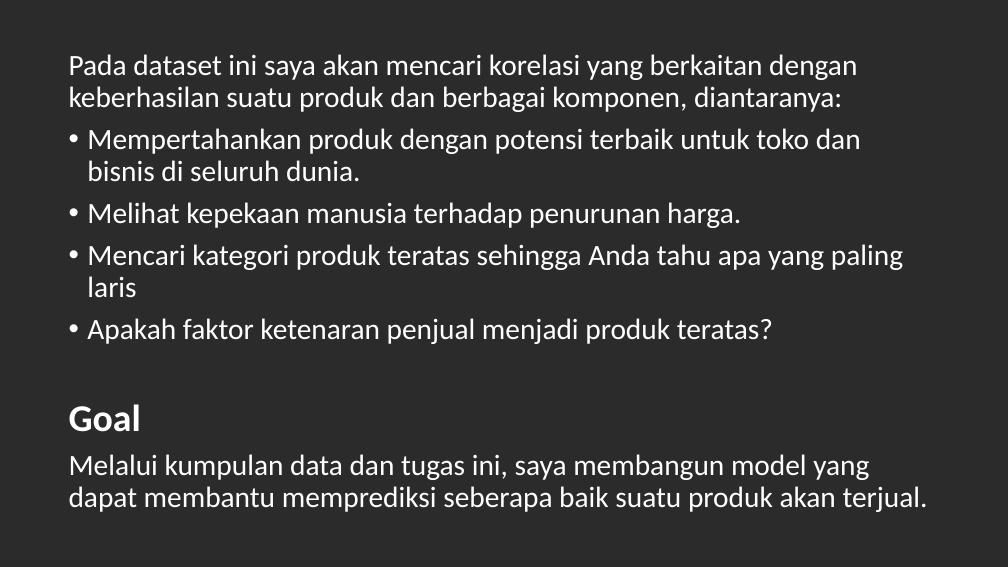
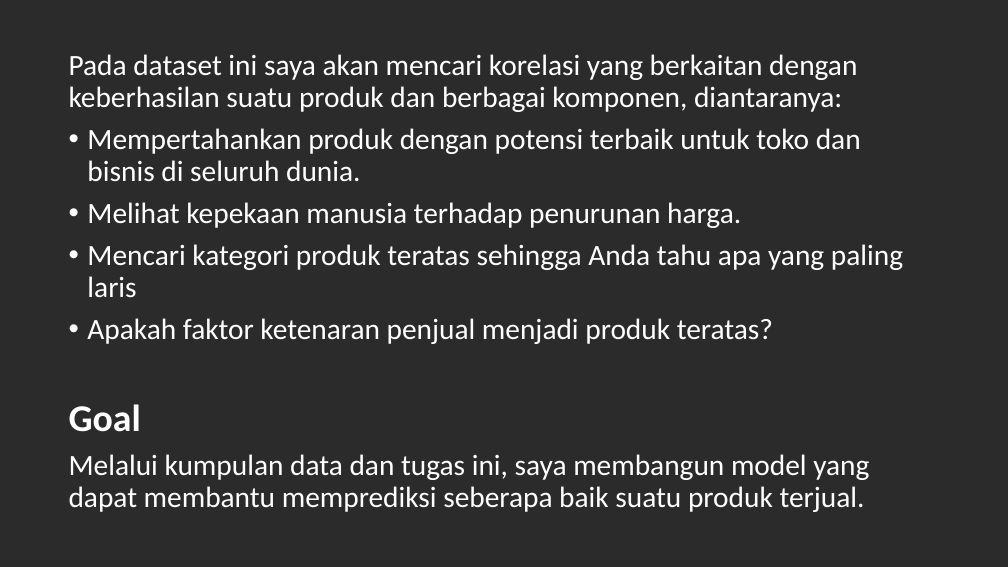
Before and after one commit to Budiprigunanda/Final-Project-DS, a slide deck: slide 3 of Final_Project_Budi/FinalProject_Budi_JCDS_JKT0506.pptx. Drawn at 1008x567 pixels with LibreOffice and Linux fonts; fonts in the diff are those of the drawing; background and template pictures are left out; a plain dark background stands for a picture behind light text. Boxes give left, top, right and bottom in pixels: in the first picture for what was removed or moved away, otherwise in the second. Text is boxed around its words. In the diff, an @@ line names an element or a change of style, - is before the commit and + after.

```diff
--- a/Final_Project_Budi/FinalProject_Budi_JCDS_JKT0506.pptx
+++ b/Final_Project_Budi/FinalProject_Budi_JCDS_JKT0506.pptx
@@ text at (69, 454, 869, 512): text changed @@
-Melalui kumpulan data dan tugas ini, saya membangun model yang dapat membantu memprediksi seberapa baik suatu produk akan terjual.
+Melalui kumpulan data dan tugas ini, saya membangun model yang dapat membantu memprediksi seberapa baik suatu produk terjual.
```
Also in this commit, not shown: 2 slides added, 1 other file.
